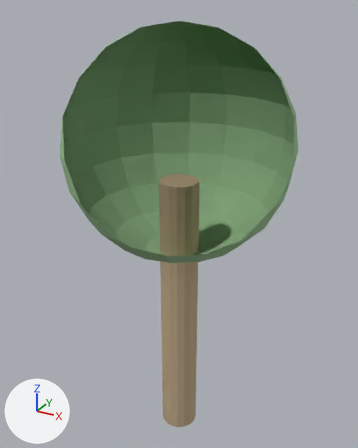
What one commit did to the glTF model frontend/public/models/tree-oak.glb.
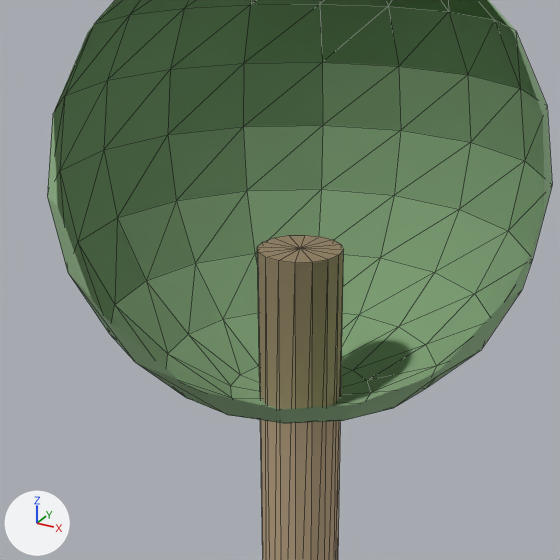
Each version appears first whole from a 50 mm camera at (2.0, -3.64, 4.1) aimed at (-0.05, 0.09, 2.24), and next in a close-up on the part from 10% to 84% of the width and 14% to 73% of the height. The axes (+X, +Y, +Z) are drawn at lower left. The lights are the same throughout. The last two pictures show the newer version. The close-ups show mesh edges as thin lines. Everything nearer to the camera than a plane just in front of the edit is cut away. Where no turn or scale is listed for an object, it has been applied to the vertices.

Names of what the first close-up shows: 'Development shape 1', 'Development shape 2'.
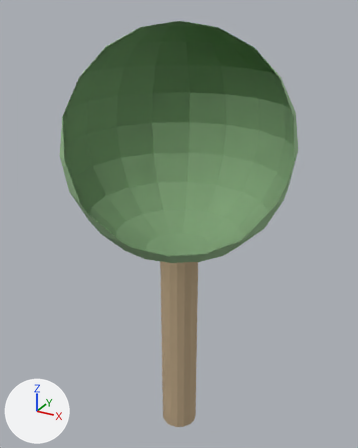
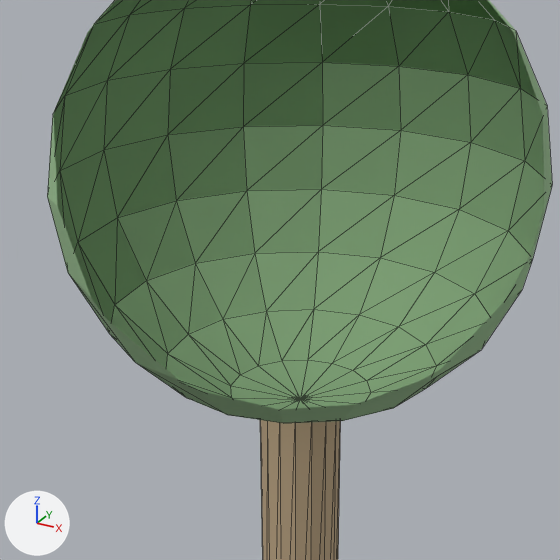
Commit message: fix: prevent tree trunk overlap

Changed parts and their boxes (x1, y1, x2, y2) in the close-ups (560 x 560 px):
'Development shape 1', moved, rescaled: before (257, 235, 344, 560); after (260, 420, 341, 560)

The edits, one by one:
Object 'Development shape 1' (ob_development_shape_1) moves from (0.0, 0.0, 1.35) to (0.0, 0.0, 1.0).
Object 'Development shape 1' (ob_development_shape_1) is rescaled from (0.36, 0.36, 2.7) to (0.36, 0.36, 2.0).
